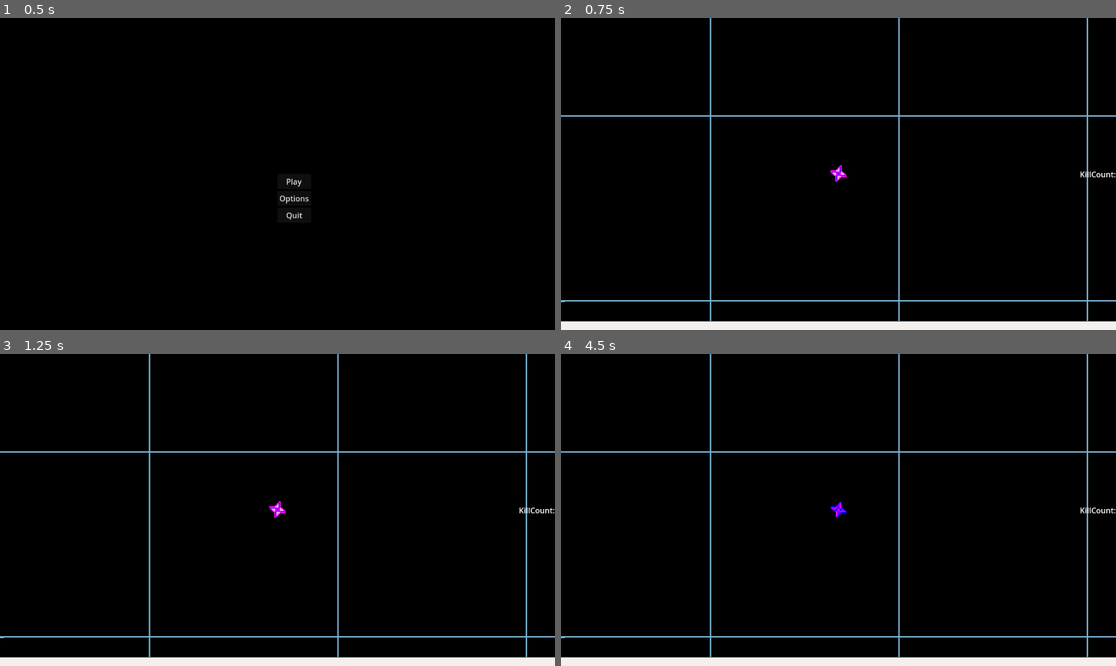
Above: before the commit, frames 1-4 (two rows, left to right).
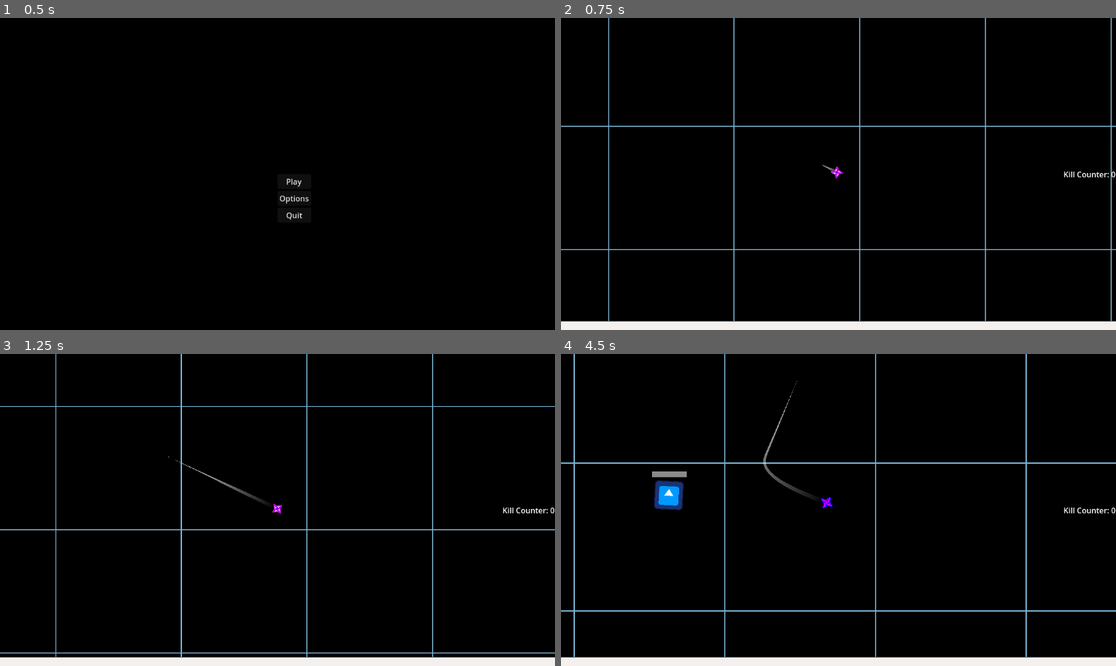
Above: after the commit, the same moments.

Repository: HazarBakir/void_blade
Game: Godot game, scene res://Scenes/main_menu.tscn
Same seed, same stepped clock (60 frames per second), same inputs: the game is played once before the commit and once after it. The engine's default icon, where the game draws it, is replaced by a stand-in: a white triangle on a blue panel in a dark square.
Inputs (mouse positions are in pixels of both pictures, inside the frame that each line leads up to):
- Up to frame 1 (0.5 s): no input
- Up to frame 2 (0.75 s): click "Play" at 0.5 s
- Up to frame 3 (1.25 s): no input
- Up to frame 4 (4.5 s): move the mouse to (960, 494) at 1.27 s; press the mouse at (960, 494) at 1.28 s; move the mouse to (727, 525) at 2.02 s; release the mouse at (727, 525) at 2.03 s; click (727, 525) at 2.1 s; move the mouse to (894, 441) at 2.77 s; press the mouse at (894, 441) at 2.78 s; move the mouse to (810, 572) at 3.52 s; release the mouse at (810, 572) at 3.53 s; click (810, 572) at 3.6 s; move the mouse to (1005, 556) at 4.27 s; press the mouse at (1005, 556) at 4.28 s

Frame 1 is identical in both runs. In frame 2, 4.2% of the frame differs, in the area x 0-100%, y 0-98%; in frame 3, 4.3%; in frame 4, 5.2%.
Error before the commit: Parse Error: Too few arguments for "emit_particle()" call. Expected at least 3 but received 2. (res://Scripts/Player/Player.gd:37)

Commit message:
Update Player.gd

Diff:
--- a/Scripts/Player/Player.gd
+++ b/Scripts/Player/Player.gd
@@ -34,7 +34,7 @@
 func trigger_death() -> void:
 	if sprite != null:
 		camera_controller.screen_shake(25, 3)
-		particle_manager.emit_particle("player_death", global_position)
+		particle_manager.emit_particle("player_death", global_position, global_rotation)
 		sprite.queue_free()
 
 func _on_area_entered(area: Area2D) -> void:
